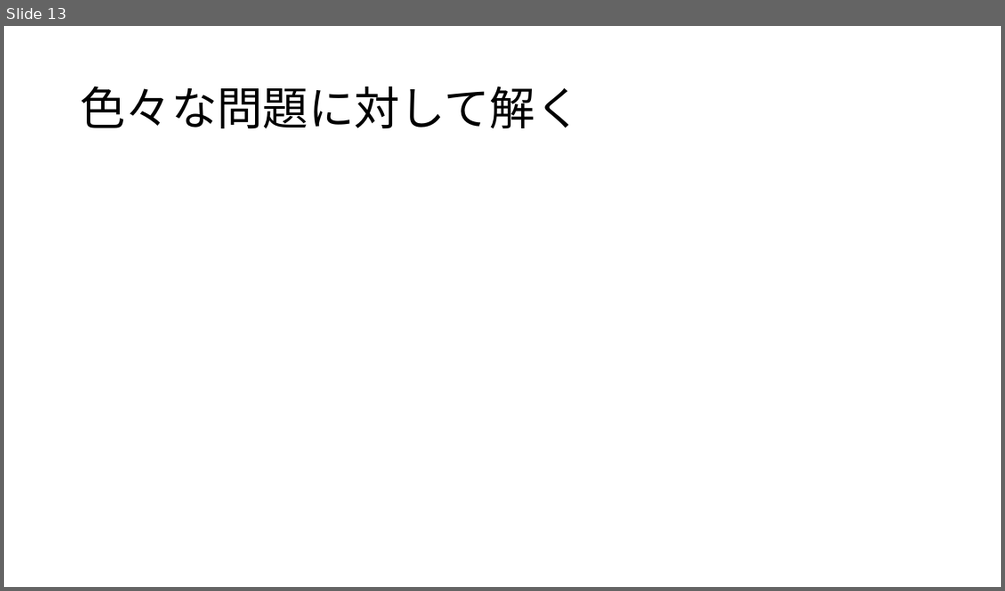
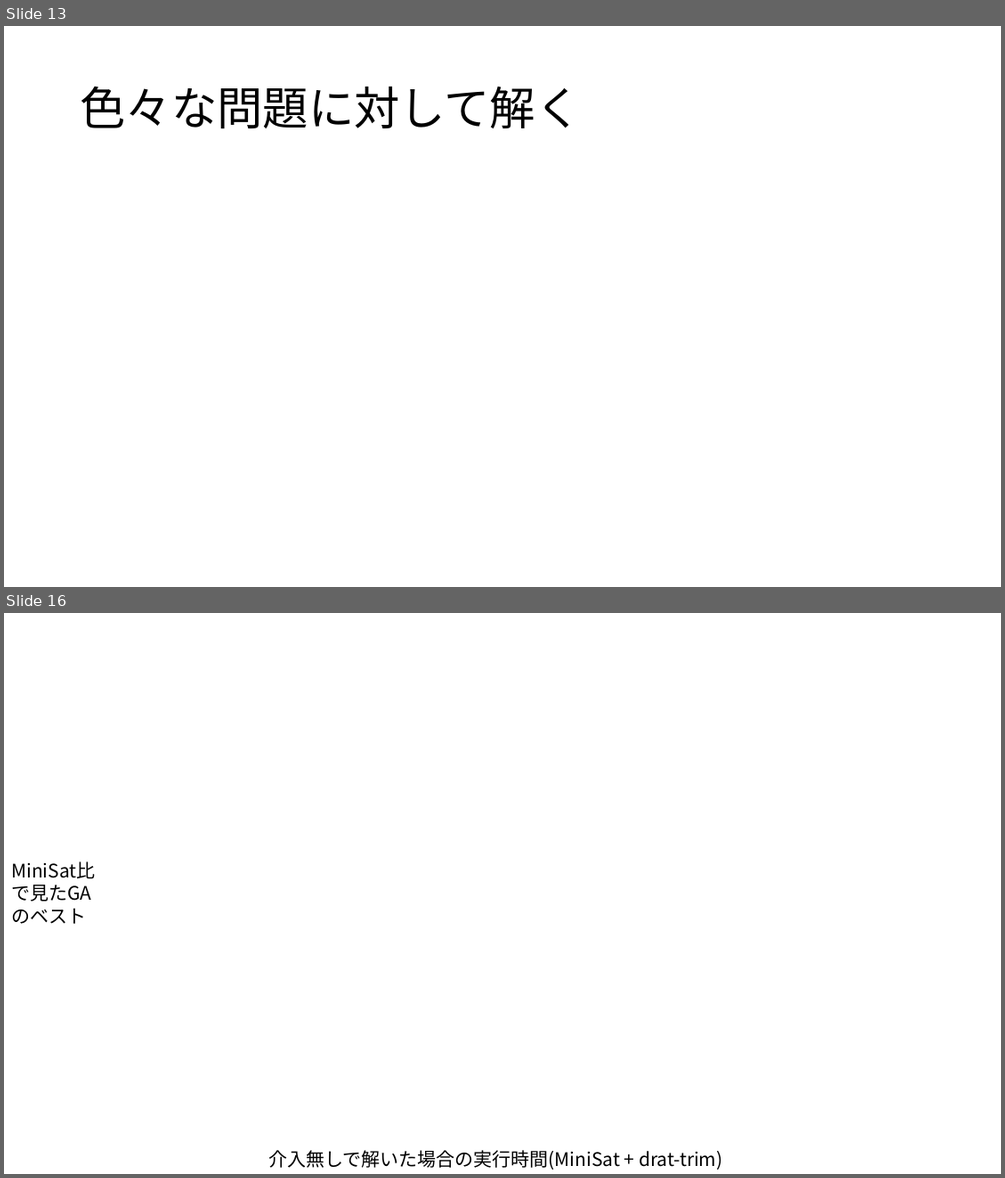
Before and after one commit to swrx782/master-thesis-tex, a slide deck: figures/実験画像.pptx. Shown one above the other, each under a label of ours: slide 13 before the commit, slides 13 and 16 after it; the slides between them are not shown. The pictures are 1005x591 and 1005x1178 pixels, drawn with LibreOffice and Linux fonts; fonts in the diff are those of the drawing; background and template pictures are left out. Boxes give left, top, right and bottom in pixels: in the first picture for what was removed or moved away, otherwise in the second. Text is boxed around its words. In the diff, an @@ line names an element or a change of style, - is before the commit and + after.

```diff
--- a/figures/実験画像.pptx
+++ b/figures/実験画像.pptx
@@ slide 16 added at [4,613,1001,1174], background picture (left out) @@
@@ text added at [4,856,105,932], 18 pt, text #000000 @@
+MiniSat比で見たGAのベスト
@@ text added at [268,1150,722,1169], 18 pt, text #000000 @@
+介入無しで解いた場合の実行時間(MiniSat + drat-trim)
```
Also in this commit, not shown: 6 other slides added, 19 other files.
